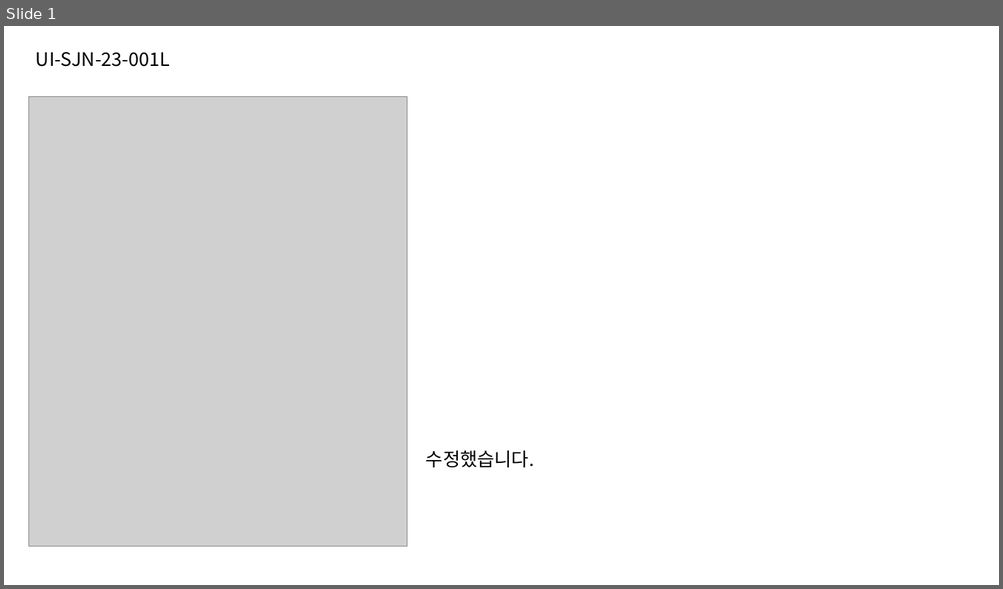
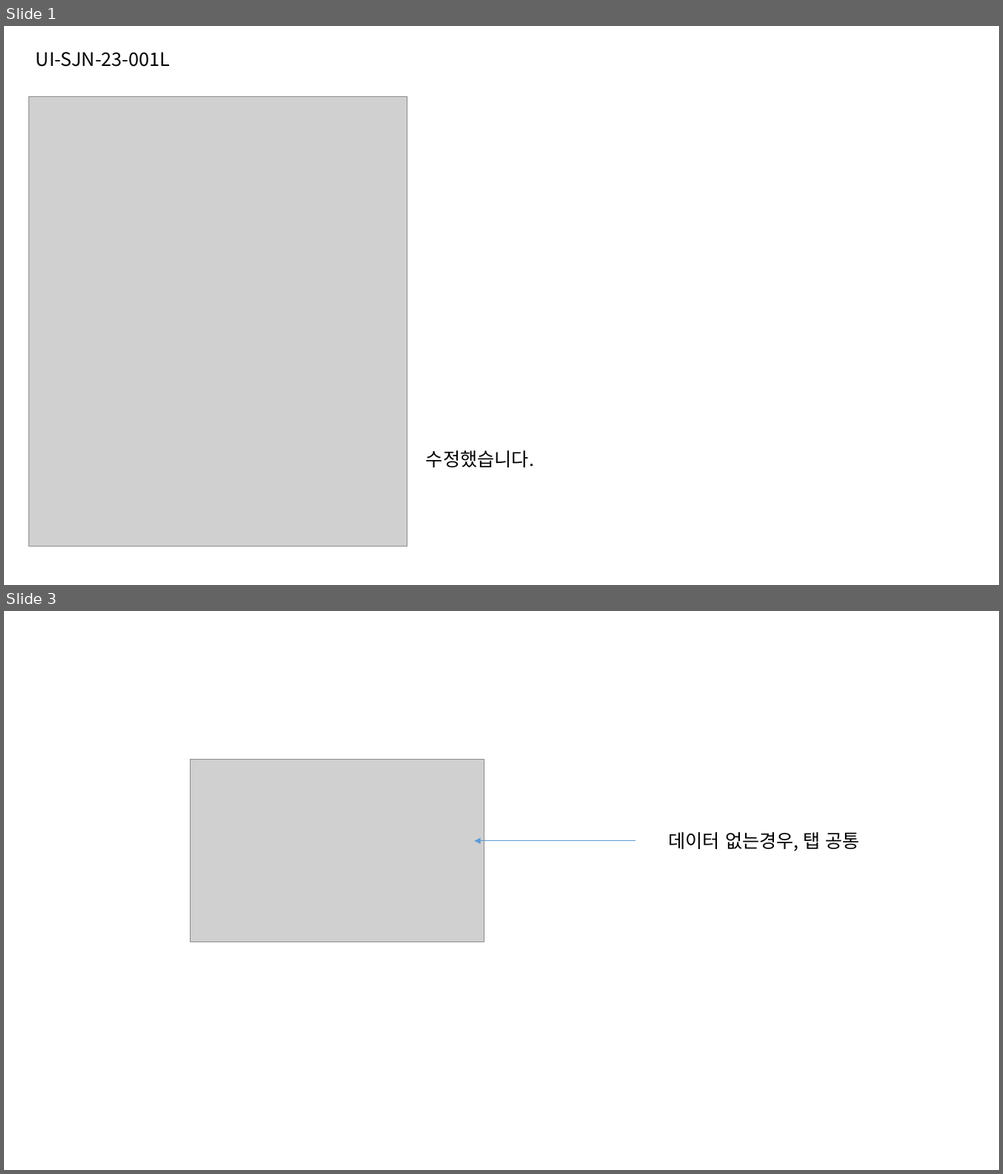
Before and after one commit to jeoungGyy/sejong, a slide deck: ppt/05-18.pptx. Shown one above the other, each under a label of ours: slide 1 before the commit, slides 1 and 3 after it; the slides between them are not shown. The pictures are 1003x589 and 1003x1174 pixels, drawn with LibreOffice and Linux fonts; fonts in the diff are those of the drawing; grey boxes stand for pictures. Boxes give left, top, right and bottom in pixels: in the first picture for what was removed or moved away, otherwise in the second. Text is boxed around its words. In the diff, an @@ line names an element or a change of style, - is before the commit and + after.

```diff
--- a/ppt/05-18.pptx
+++ b/ppt/05-18.pptx
@@ slide 3 added at (4,611,999,1170), background #FFFFFF @@
@@ picture added at (190,760,484,943) @@
@@ text added at (669,832,859,851), 18 pt, text #000000 @@
+데이터 없는경우, 탭 공통
@@ arrow added from (635, 841) to (474, 841), #5B9BD5 0.5 pt @@
```
Also in this commit, not shown: 4 other slides added, 1 other file.
